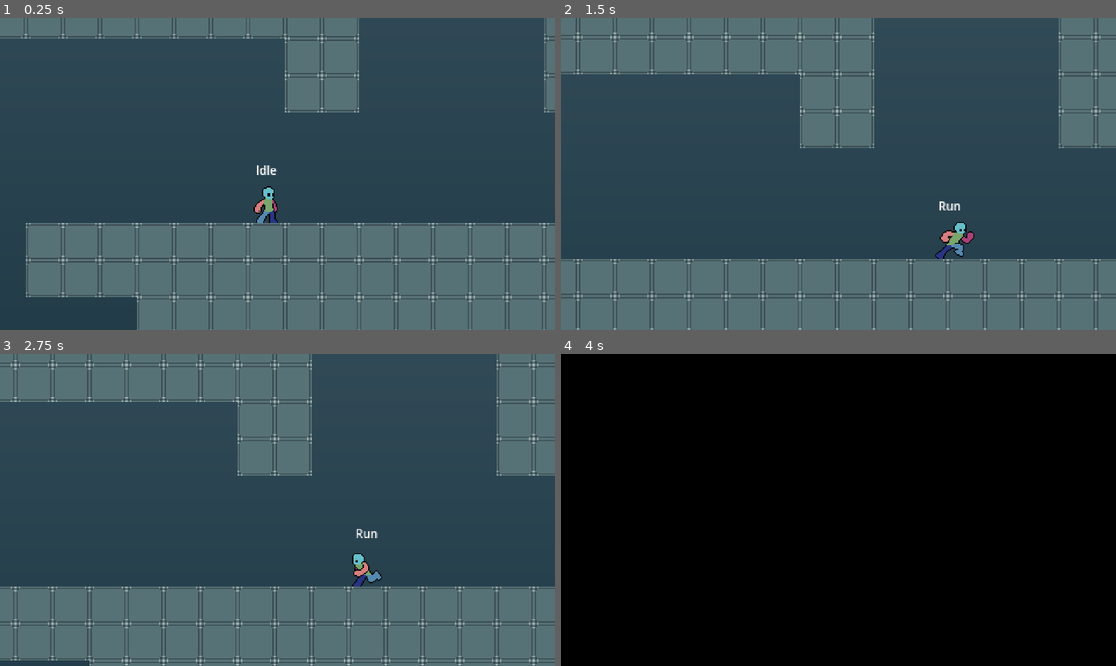
Above: before the commit, frames 1-4 (two rows, left to right).
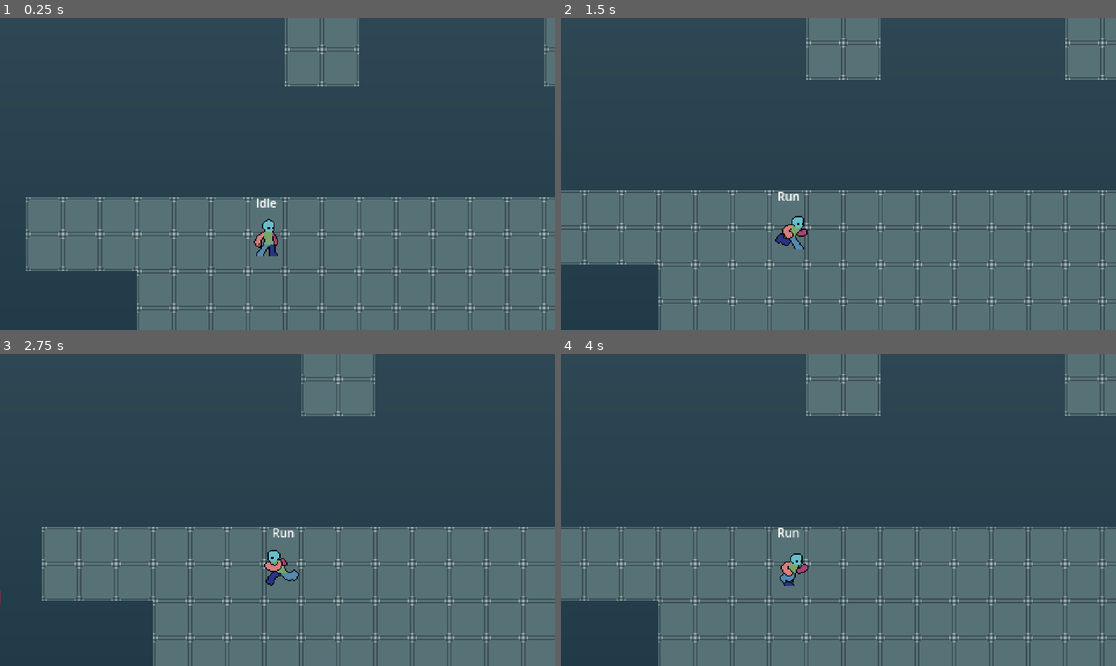
Above: after the commit, the same moments.

Repository: TianJunShi1/harry-forge
Game: Godot game, scene res://main.tscn
Two runs of this game, one before a commit and one after it. Both use one fixed random seed, a clock stepped at 60 frames per second and the inputs below.
Inputs (mouse positions are in pixels of both pictures, inside the frame that each line leads up to):
- Up to frame 1 (0.25 s): no input
- Up to frame 2 (1.5 s): move the mouse to (960, 158) at 0.52 s; hold D (right) from 0.53 s (still down); tap Shift (run) at 0.6, 1.35 s; tap Space (jump) at 0.77 s; move the mouse to (727, 189) at 1.27 s
- Up to frame 3 (2.75 s): tap Space (jump) at 1.52 s; move the mouse to (333, 441) at 2.02 s; release D (right) at 2.03 s; hold A (left) from 2.03 s (still down); tap Shift (run) at 2.1 s
- Up to frame 4 (4 s): move the mouse to (810, 572) at 2.77 s; release A (left) at 2.78 s; hold D (right) from 2.78 s (still down); tap Shift (run) at 2.85, 3.6 s; tap Space (jump) at 3.02, 3.77 s; move the mouse to (1005, 556) at 3.52 s

The runs differ from the first frame. In frame 1, 18% of the frame differs, in the area x 0-100%, y 0-100%; in frame 2, 40%; in frame 3, 42%; in frame 4, 100%.

Commit message:
fix(camera,spawn): snap to correct framing position & fix L1 spawn stuck
game_camera.gd: snap_to_target()、_ready() 初始化、_physics_process 非
初始化路径，三处 _smoothed_position 均补加 vertical_offset。
原先 snap 到 player.y，但 _compute_desired_position 的目标是
player.y + vertical_offset（如 -64），相机每次 snap 后立刻漂移
64 px 到真实目标 → 就是用户看到的"飘逸到锁定"效果。

01.tscn:
- SpawnFromChapter2.y: 0 → -80。y=0 与瓦片边缘齐平，raycast 精准
  命中后玩家被放进天花板造成卡住；退到 -80 让 raycast 从安全高度
  下探，落点不再重叠任何几何体。
- Player.y: -35 → 5。玩家脚底 (local y=-5) 恰好在 world y=0 的地面
  顶面，游戏启动直接 Idle，消除初始 40 px 坠落引起的相机追落漂移。

https://claude.ai/code/session_01AJSbFJj2VUMALu7WGXsoLR

Diff:
--- a/Level/00_chapter1/01.tscn
+++ b/Level/00_chapter1/01.tscn
@@ -66,7 +66,7 @@
 position = Vector2(-271, -74)
 
 [node name="Player" parent="." unique_id=330197014 instance=ExtResource("2_6rgpo")]
-position = Vector2(1265, -35)
+position = Vector2(1265, 5)
 
 [node name="BouncePad" parent="." unique_id=1258038184 instance=ExtResource("3_qj3k6")]
 position = Vector2(1004, 29)
@@ -84,7 +84,7 @@
 target_spawn_id = &"from_chapter1"
 
 [node name="SpawnFromChapter2" parent="." unique_id=1557364962 instance=ExtResource("8_spawn")]
-position = Vector2(1450, 0)
+position = Vector2(1450, -80)
 spawn_id = &"from_chapter2"
 spawn_facing = 1
 
--- a/general/scripts/game_camera.gd
+++ b/general/scripts/game_camera.gd
@@ -134,7 +134,7 @@
 	if follow_target == null:
 		follow_target = get_tree().get_first_node_in_group("player") as Node2D
 	if follow_target:
-		_smoothed_position = follow_target.global_position
+		_smoothed_position = follow_target.global_position + Vector2(0, vertical_offset)
 		var snapped := _smoothed_position.floor()
 		subpixel_offset = _smoothed_position - snapped
 		global_position = snapped
@@ -172,7 +172,7 @@
 
 	if not _initialized:
 		# 场景加载时若当前应处于锁定状态，直接快照到锁定中心
-		_smoothed_position = _target_lock_center if _target_lock_to_center else follow_target.global_position
+		_smoothed_position = _target_lock_center if _target_lock_to_center else (follow_target.global_position + Vector2(0, vertical_offset))
 		var snapped := _smoothed_position.floor()
 		subpixel_offset = _smoothed_position - snapped
 		global_position = snapped
@@ -310,7 +310,7 @@
 func snap_to_target() -> void:
 	if not is_instance_valid(follow_target):
 		return
-	_smoothed_position = follow_target.global_position
+	_smoothed_position = follow_target.global_position + Vector2(0, vertical_offset)
 	var snapped := _smoothed_position.floor()
 	subpixel_offset = _smoothed_position - snapped
 	global_position = snapped
